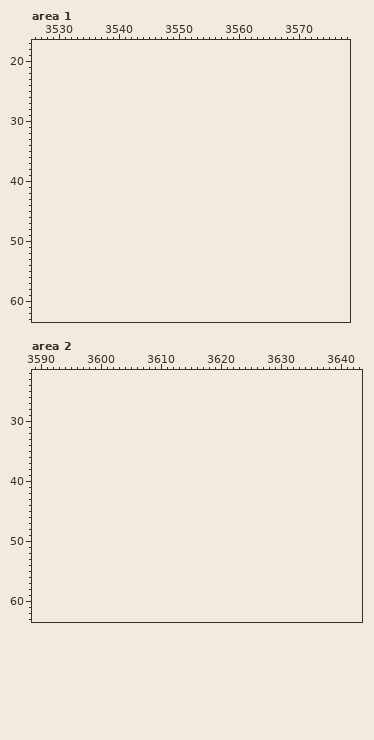
Two versions of one pixel-art file, assets/art/boss/Shroom-Sheet.aseprite. The picture above was drawn from the file before the commit.
3520x64 pixels, 1 frame. Colours within 5 levels of each other are drawn and written as one. Shown: area 1: x 3526..3578, y 17..63; area 2: x 3589..3643, y 22..63. The old version is drawn lined up with the new one, on the new canvas. The commit also changed other parts of the picture, which this record leaves out.
And afterwards:
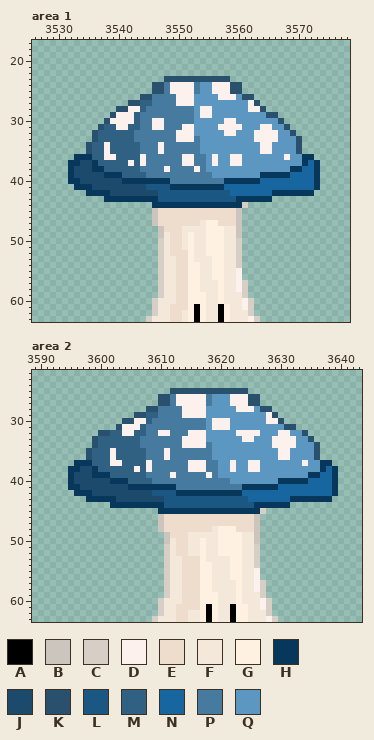
Palette (. is transparent): A #000000  B #ccc5bd  C #d7cec5  D #fdf1ed  E #eeddcc  F #f4e8db  G #fff1e1  H #07385b  J #1b4a6c  K #29506c  L #1a5782  M #306082  N #17669f  P #477a9f  Q #5c97c1
The exact change:
canvas 3520x64 -> 3648x64
Changed rows in their new state; - is an unchanged pixel.
Area 1:
first column x 3532:
23 ----------------KKKKKKKKKKK---------------
24 --------------KKPDDDDPQQDDDKK-------------
25 --------------KKPDDDDPQQDDDKK-------------
26 ------------KKPPPPDDDQQQQDDDQKK-----------
27 ----------KKMMPPPPDDDQQQQQQQQQDK----------
28 --------KKDDMPPPPPPPPQDDQQQQQQDDK---------
29 -------KDDDMPPPPPPPPPQDDQQQQQQQQQKK-------
30 ------KDDDDMPPDDPPPPPQQQQQDDQQQQQQQK------
31 -----KMMDDMMPPDDPPPDDQQQQDDDDQQQDDQQK-----
32 ----KMMMMMMPPPPPPPDDDQQQQQDDQQQDDDDQQK----
33 ----KMMMMMMPPPPPPPDDDPQQQQQQQQQDDDDQQQK---
34 ---KMMDMMMMMPPPDPPPPPPQQQQQQQQQQDDQQQQK---
35 ---KMMDMMMMMPPPDPPPPPPQQQQQQQQQQDDQQQQK---
36 -HHHMMDDMMMMDPPPPPPDDPPQDQQDDQQQQQQQDQQHH-
37 HHJJHMMMMMDMDPPPPPPDDPPQDQQDDQQQQQQQQQQHNH
38 HJJJHHMMMMMMPPPPDPPPPDPQQQQQQQQQQQQQQHHNNH
39 HJJJJJHHHMMMMPPPPPPPPPPPQQQQQQQQHHHHHNNNNH
40 HHJJJJJJJHHHHHHHHPPPPPPPPPHHHHHHNNNNNNNNNH
41 -HHHJJJJJJJJJLLLLHHHHHHHHHNNNNNNNNNNNNNNNH
42 ---HHHHJJJJJJJJLLLLLLLLLLLLNNNNNNNHHHHHHH-
43 ------HHHHHHHHHLLLLLLLLLLLLLHHHHHH--------
44 --------------HHHHHHHHHHHHHHHC------------
45 --------------BEEEEEEEEEEEEEB-------------
46 --------------BEEEEEEEEEEEEEB-------------
47 --------------BEEEEEEEFGGEEEB-------------
48 ---------------BEEEFFFFGGGFFB-------------
49 ---------------BFEEFGFFGGGFFB-------------
50 ---------------CFEEFGFFGGGFFC-------------
51 ---------------CFEEFGFFGGGFFC-------------
52 ---------------CFEEEGFFGGGFFC-------------
53 ---------------CFFEEGFFFGGFFC-------------
54 ---------------CFFEEGGFFGGFFC-------------
55 ---------------CFFEEGGFFGGFFD-------------
56 ---------------CFFEEGGFFGGFFD-------------
57 ---------------CFFEEGGFFFGFFDC------------
58 ---------------CFFEEGGFFFGFFDC------------
59 ---------------CFFEEGGGFFGFFFC------------
60 --------------CFFFEEGGGFFGFFFDC-----------
61 --------------CFFEEEGAGFFAGFFDC-----------
62 --------------CFFEEFGAGFFAGFFFC-----------
63 -------------CFFFEEFGAGFFAGFFFDC----------
Area 2:
first column x 3595:
25 -----------------KKKKKKKKKKKKK---------------
26 ---------------KKPDDDDDPQQQDDDKK-------------
27 ---------------KKPDDDDDPQQQDDDKK-------------
28 -------------KKPPPPDDDDQQQQQDDDQKK-----------
29 -----------KKMMPPPPDDDDQQQQQQQQQQDK----------
30 ---------KKDDMPPPPPPPPPQDDDQQQQQQDDK---------
31 --------KDDDMPPPPPPPPPPQDDDQQQQQQQQQKK-------
32 -----KKMMDDMMPPDDPPPDDDQQQQQDDDDQQQDDQQK-----
33 ----KMMMMMMMPPPPPPPDDDDQQQQQQDDQQQDDDDQQK----
34 ----KMMMMMMMPPPPPPPDDDDPQQQQQQQQQQDDDDQQQK---
35 ---KMMMDMMMMMPPPDPPPPPPPQQQQQQQQQQQDDQQQQK---
36 ---KMMMDMMMMMPPPDPPPPPPPQQQQQQQQQQQDDQQQQK---
37 -HHHMMMDDMMMMDPPPPPPDDDPPQQDQQDDQQQQQQQDQQHH-
38 HHJJHMMMMMMDMDPPPPPPDDDPPQQDQQDDQQQQQQQQQQHNH
39 HJJJHHHMMMMMMPPPPDPPPPPDPQQQQQQQQQQQQQQQHHNNH
40 HJJJJJJHHHMMMMPPPPPPPPPPPPPQQQQQQQQHHHHHNNNNH
41 HHJJJJJJJJHHHHHHHHPPPPPPPPPPPHHHHHHNNNNNNNNNH
42 -HHHJJJJJJJJJJLLLLHHHHHHHHHHHNNNNNNNNNNNNNNNH
43 ---HHHHHJJJJJJJJLLLLLLLLLLLLLLNNNNNNNHHHHHHH-
44 -------HHHHHHHHHLLLLLLLLLLLLLLLHHHHHH--------
45 ---------------HHHHHHHHHHHHHHHHHC------------
46 ---------------BEEEEEEEEEEEEEEEB-------------
47 ---------------BEEEEEEEEEEEEEEEB-------------
48 ---------------BEEEEEEEEFGGGEEEB-------------
49 ----------------BEEEFFFFFGGGGFFB-------------
50 ----------------BFEEFFGFFGGGGFFB-------------
51 ----------------CFEEFFGFFGGGGFFC-------------
52 ----------------CFEEFFGFFGGGGFFC-------------
53 ----------------CFFEEEGFFFFGGFFC-------------
54 ----------------CFFEEEGGFFFGGFFC-------------
55 ----------------CFFEEEGGFFFGGFFD-------------
56 ----------------CFFEEEGGFFFGGFFD-------------
57 ----------------CFFEEEGGFFFFGFFDC------------
58 ----------------CFFEEEGGFFFFGFFDC------------
59 ----------------CFFEEEGGGFFFGFFFC------------
60 ---------------CFFFEEEGGGFFFGFFFDC-----------
61 ---------------CFFEEEEGAGFFAGGFFDC-----------
62 ---------------CFFEEFFGAGFFAGGFFFC-----------
63 --------------CFFFEEFFGAGFFAGGFFFDC----------
Where, in picture pixels (left, top, right, bottom), the same in both pictures:
added: (68, 76, 320, 322)
added: (68, 388, 338, 622)
